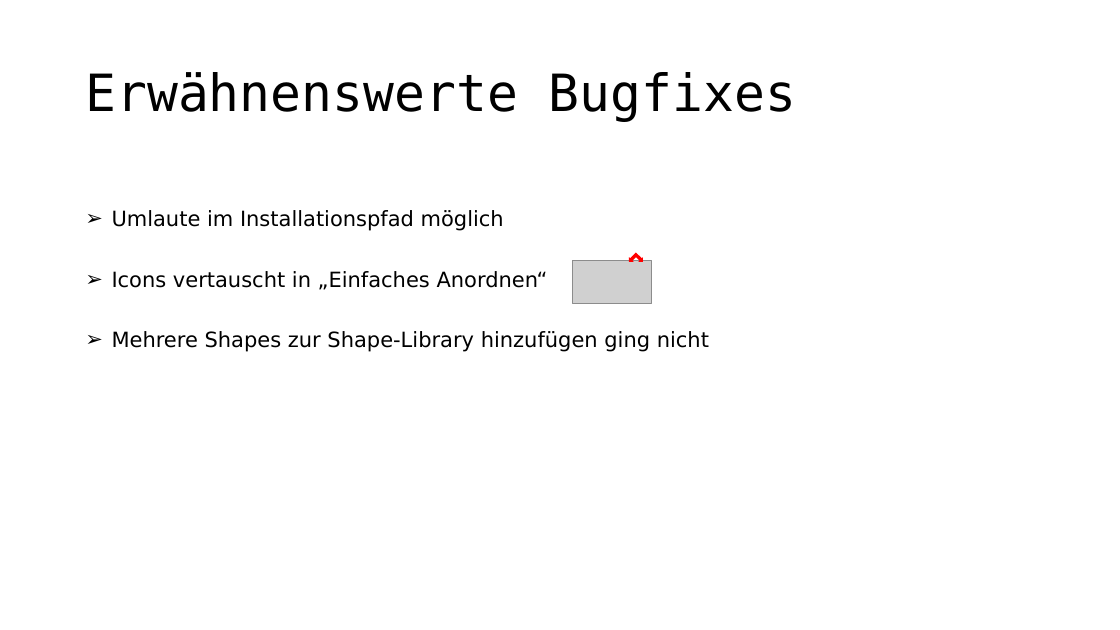
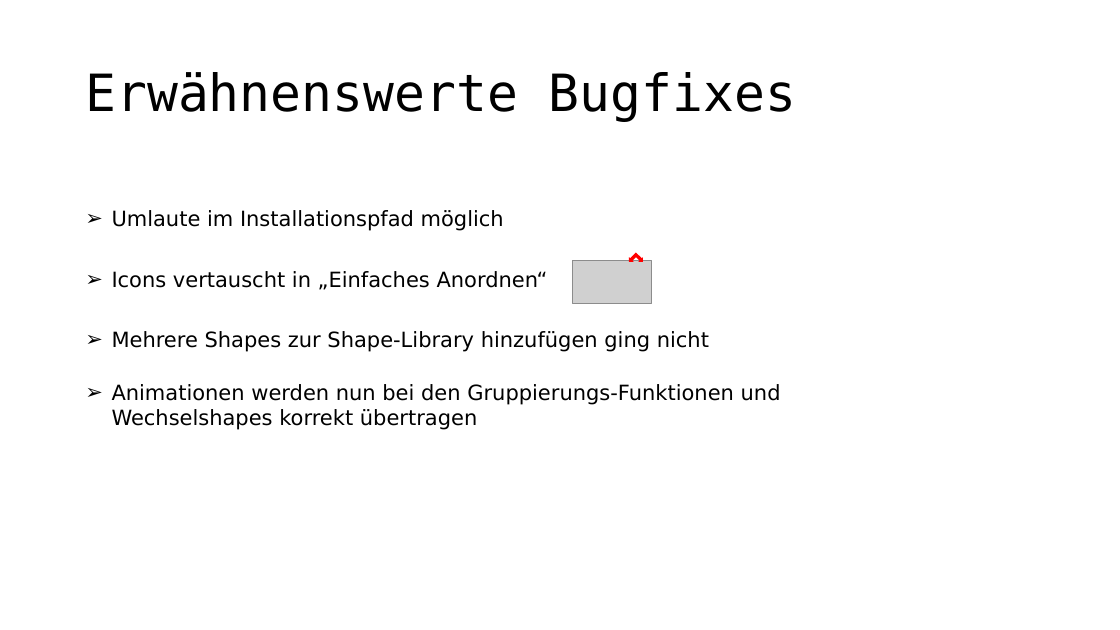
Before and after one commit to pyro-team/bkt-toolbox, a slide deck: slide 5 of documentation/Changelog.pptx. Drawn at 1120x630 pixels with LibreOffice and Linux fonts; fonts in the diff are those of the drawing; grey boxes stand for pictures. Boxes give left, top, right and bottom in pixels: in the first picture for what was removed or moved away, otherwise in the second. Text is boxed around its words. In the diff, an @@ line names an element or a change of style, - is before the commit and + after.

```diff
--- a/documentation/Changelog.pptx
+++ b/documentation/Changelog.pptx
@@ text added at box(112, 384, 781, 430), 18 pt, text #000000 @@
+➢ Animationen werden nun bei den Gruppierungs-Funktionen und Wechselshapes korrekt übertragen
```
Also in this commit, not shown: 3 other files.
